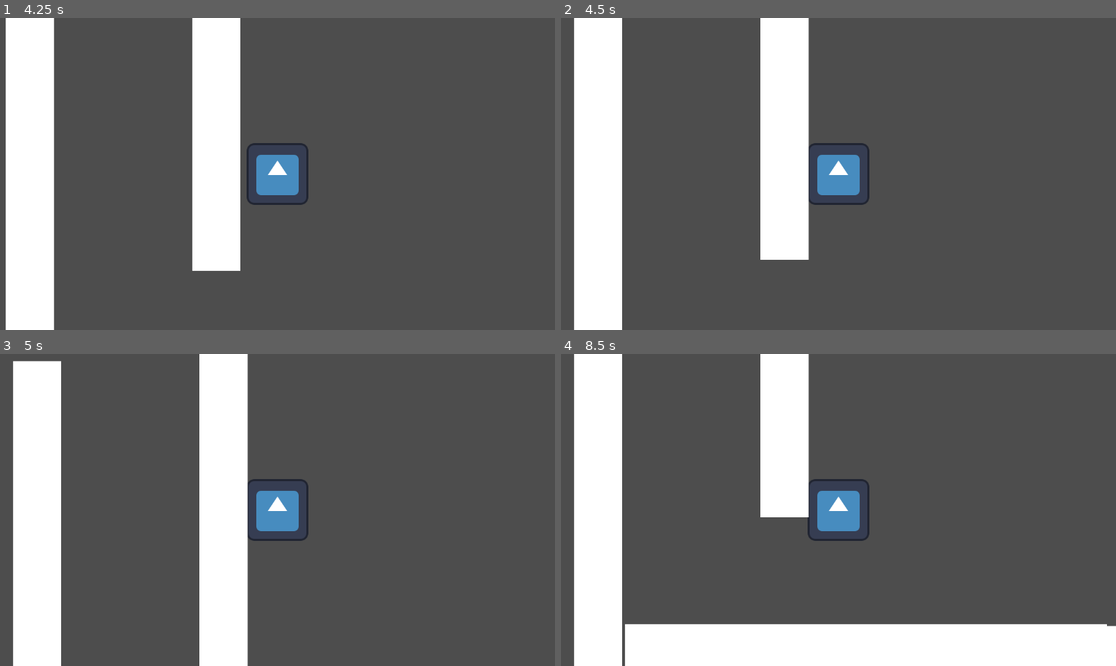
Above: before the commit, frames 1-4 (two rows, left to right).
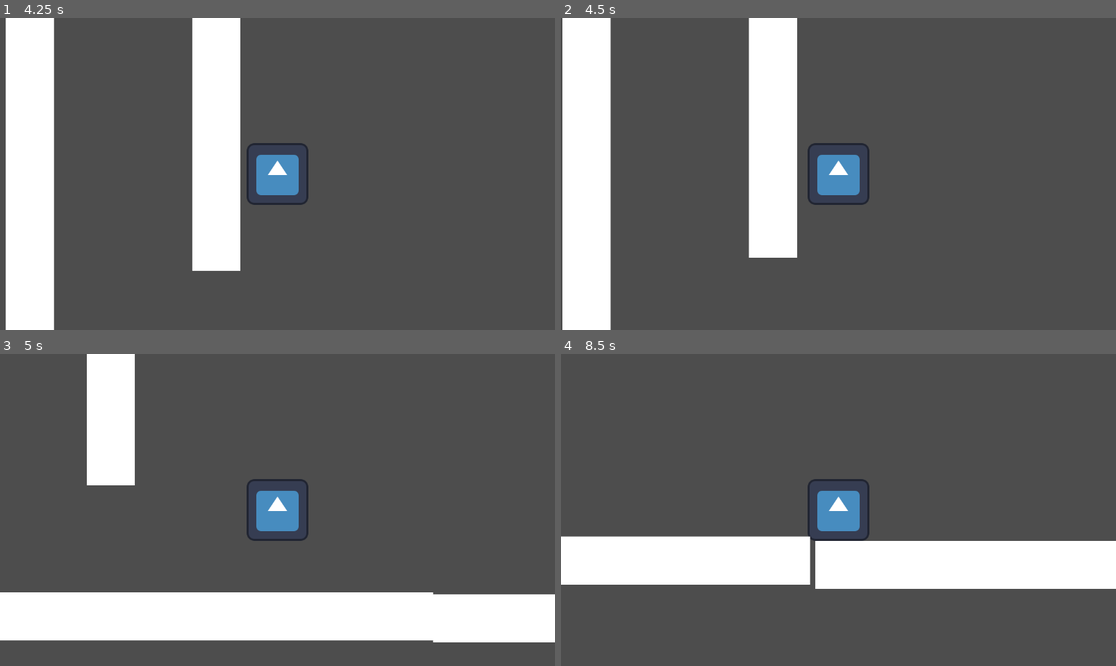
Above: after the commit, the same moments.

Repository: tristeceratops/42GameJam
Game: Godot game, scene res://testing stages/charakter_testing_env.tscn
The game is run twice, just before and just after one commit, with the same random seed, the same clock (stepped at 60 frames per second) and the same inputs. The project has no main scene, so this scene is started directly. The engine's default icon, where the game draws it, is replaced by a stand-in: a white triangle on a blue panel in a dark square.
Inputs:
- Up to frame 1 (4.25 s): tap Enter (ui_accept) at 0.5, 0.77, 1.52, 3.02, 3.77 s; hold Shift (run) 0.53-1.28 s; hold D (right) 0.53-2.03 s; tap E (dash) at 0.6, 1.55, 2.1, 3.05, 3.6 s; tap Shift (run) at 1.35, 2.85 s; hold Shift (run) 2.03-2.78 s; hold A (left) from 2.03 s (still down); hold Shift (run) from 3.53 s (still down)
- Up to frame 2 (4.5 s): release A (left) at 4.28 s; release Shift (run) at 4.28 s; hold D (right) from 4.28 s (still down); tap Shift (run) at 4.35 s
- Up to frame 3 (5 s): keep holding D (right); tap Enter (ui_accept) at 4.52 s; tap E (dash) at 4.55 s
- Up to frame 4 (8.5 s): hold Shift (run) 5.03-5.78 s; tap E (dash) at 5.1, 6.05, 6.6, 7.55, 8.1 s; tap Shift (run) at 5.85, 7.35 s; tap Enter (ui_accept) at 6.02, 6.77, 7.52 s; hold Shift (run) 6.53-7.28 s; release D (right) at 8.03 s; hold A (left) from 8.03 s (still down); hold Shift (run) from 8.03 s (still down)

Frame 1 is identical in both runs. In frame 2, 7.6% of the frame differs, in the area x 0-45%, y 0-100%; in frame 3, 31%; in frame 4, 38%, in the area x 0-100%, y 0-100%.

Commit message:
smol changes
nothing big.

Diff:
--- a/42gamejam Sebastian/recources/Main_charakter.tscn
+++ b/42gamejam Sebastian/recources/Main_charakter.tscn
@@ -18,7 +18,7 @@
 size = Vector2(120, 118)
 
 [sub_resource type="RectangleShape2D" id="RectangleShape2D_68lxq"]
-size = Vector2(123, 58)
+size = Vector2(120, 60)
 
 [node name="Main_Charakter" type="CharacterBody2D"]
 script = ExtResource("1_kiafn")
@@ -31,7 +31,7 @@
 shape = SubResource("RectangleShape2D_t3rw7")
 
 [node name="sliding hitbox" type="CollisionShape2D" parent="."]
-position = Vector2(0.5, 32)
+position = Vector2(2, 33)
 shape = SubResource("RectangleShape2D_68lxq")
 
 [node name="Camera2D" type="Camera2D" parent="."]
--- a/42gamejam Sebastian/scripts/main_charakter.gd
+++ b/42gamejam Sebastian/scripts/main_charakter.gd
@@ -19,12 +19,11 @@
 	if dir != 0:
 		last_dir = dir
 	jump()
+	dash()
 	run()
-	dash()
 	walking(delta)
 	wall_slide(delta)
 	crouch_n_slide(delta)
-	print(velocity.y)
 
 	returning_the_points(delta)
 	gravity(delta)
@@ -74,7 +73,6 @@
 		velocity.x = 1.5 * MAX_SPEED * last_dir
 		slide_time -= delta
 		$"normal hitbox".visible = false
-		print(slide_time)
 	elif Input.is_action_pressed("down"):
 		velocity.y += 420
 		velocity.x /= 1.5
@@ -93,6 +91,7 @@
 	if Input.is_action_just_pressed("dash") and not is_on_floor() and dash_count > 0:
 		position.x += 500 * dir
 		dash_count -= 1
+	print(dash_count)
 
 func walking(delta) -> void:
 	# Accelerate when moving left or right
--- a/42gamejam Sebastian/testing stages/charakter_testing_env.tscn
+++ b/42gamejam Sebastian/testing stages/charakter_testing_env.tscn
@@ -47,7 +47,6 @@
 [node name="StaticBody2D11" parent="." instance=ExtResource("2_p5px5")]
 position = Vector2(9042, 591)
 rotation = 0.47822
-scale = Vector2(1, 1)
 
 [node name="StaticBody2D10" parent="StaticBody2D11" instance=ExtResource("2_p5px5")]
 position = Vector2(963.202, 108.958)
